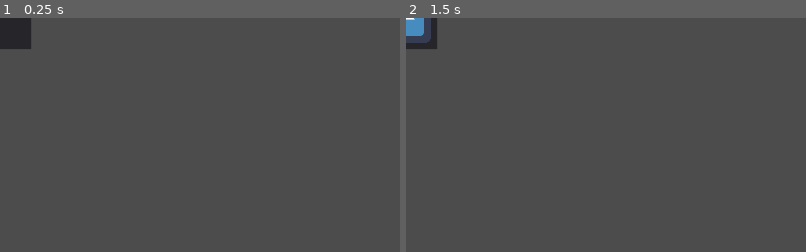
Above: before the commit, frames 1-2 (left to right).
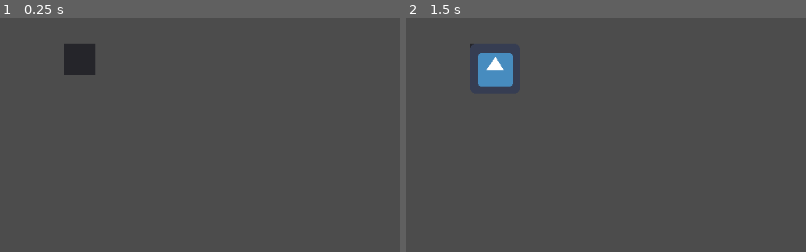
Above: after the commit, the same moments.

Repository: Grandmasterjtg/Kosmic-Kiwi-Repository
Game: Godot game, scene res://TempScene/Slot.tscn
The game is run twice, just before and just after one commit, with the same random seed, the same clock (stepped at 60 frames per second) and the same inputs. The engine's default icon, where the game draws it, is replaced by a stand-in: a white triangle on a blue panel in a dark square.
Inputs:
- Up to frame 1 (0.25 s): no input
- Up to frame 2 (1.5 s): tap Enter at 0.5 s; tap Space at 1.25 s; hold S (move_down) from 1.28 s (still down)
The pictures show only the part of the screen within x 0-50%, y 0-50%; the shares and areas given below are measured in that part.

The runs differ from the first frame. In frame 1, 2.1% of the frame differs, in the area x 0-24%, y 0-25%; in frame 2, 2.0%.

Commit message:
Test Stuff

Diff:
--- a/KosmicKiwi/TempScene/Slot.tscn
+++ b/KosmicKiwi/TempScene/Slot.tscn
@@ -3,10 +3,13 @@
 [ext_resource path="res://TempScript/Slot.gd" type="Script" id=1]
 
 [node name="Slot" type="Control"]
-margin_right = 40.0
-margin_bottom = 40.0
+margin_left = 82.0
+margin_top = 33.0
+margin_right = 122.0
+margin_bottom = 73.0
 script = ExtResource( 1 )
 __meta__ = {
+"_edit_group_": true,
 "_edit_use_anchors_": false
 }
 
@@ -17,4 +20,6 @@
 "_edit_use_anchors_": false
 }
 
-[node name="Sprite" type="Sprite" parent="Panel"]
+[node name="TextureRect" type="TextureRect" parent="Panel"]
+margin_right = 40.0
+margin_bottom = 40.0
--- a/KosmicKiwi/TempScript/Slot.gd
+++ b/KosmicKiwi/TempScript/Slot.gd
@@ -1,12 +1,13 @@
 extends Control
 
 var test = preload("res://TempScene/Item.tscn").instance()
-onready var sprite = $Panel/Sprite
+onready var sprite = $Panel/TextureRect
 var display = true
 
 func _ready():
 #	if test:
 #		get_node("Panel/Sprite").texture = test.m_sprite
+
 	pass
 
 func _process(delta):
